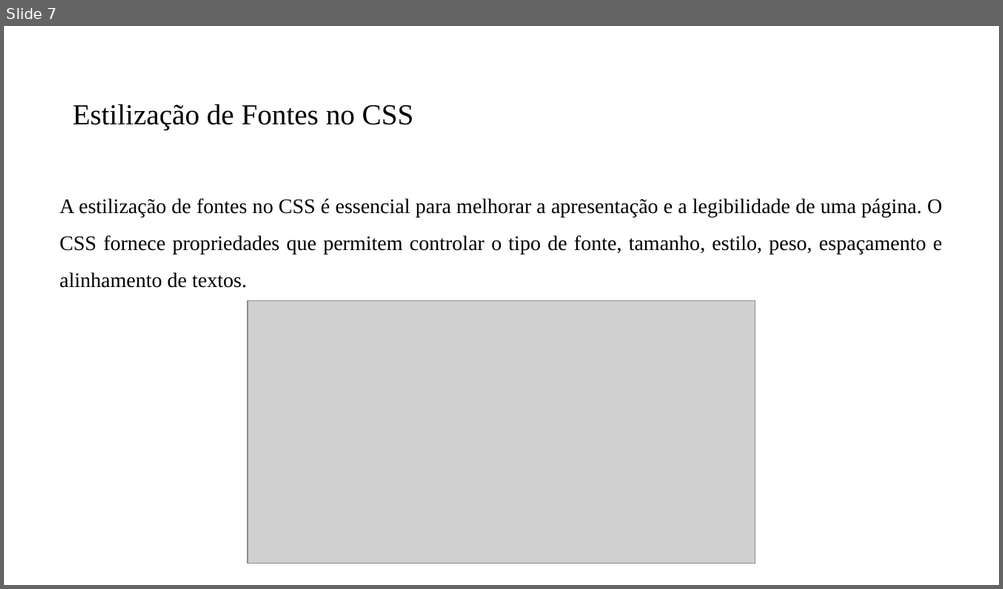
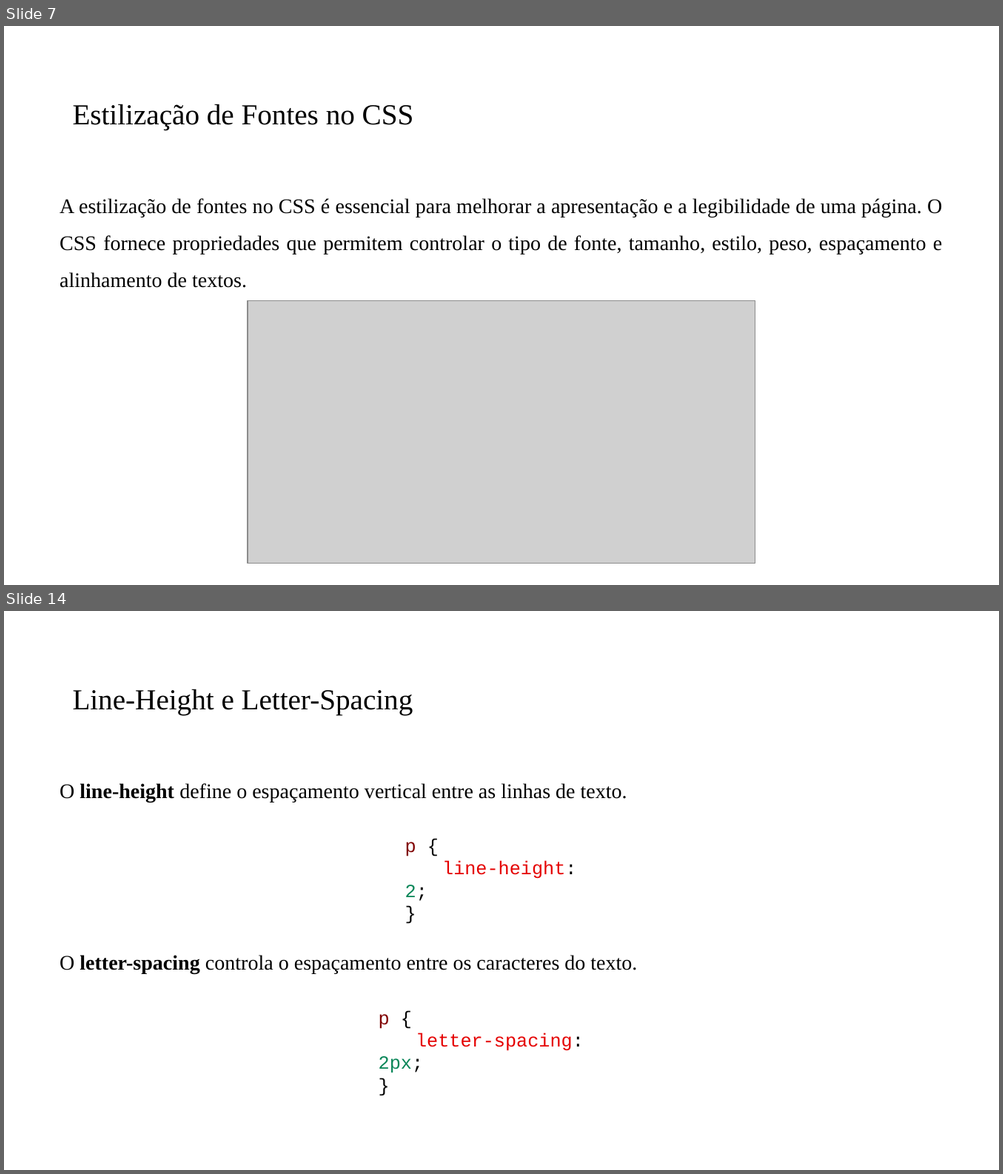
Before and after one commit to PedroMiho/Logica-de-Programacao, a slide deck: Módulo 01 - HTML e CSS/Aula 04 - Introdução ao CSS/Introdução ao CSS.pptx. Shown one above the other, each under a label of ours: slide 7 before the commit, slides 7 and 14 after it; the slides between them are not shown. The pictures are 1003x589 and 1003x1174 pixels, drawn with LibreOffice and Linux fonts; fonts in the diff are those of the drawing; grey boxes stand for pictures; background and template pictures are left out. Boxes give left, top, right and bottom in pixels: in the first picture for what was removed or moved away, otherwise in the second. Text is boxed around its words. In the diff, an @@ line names an element or a change of style, - is before the commit and + after.

```diff
--- a/Módulo 01 - HTML e CSS/Aula 04 - Introdução ao CSS/Introdução ao CSS.pptx
+++ b/Módulo 01 - HTML e CSS/Aula 04 - Introdução ao CSS/Introdução ao CSS.pptx
@@ slide 14 added at (x1=4, y1=611, x2=999, y2=1170), background #FFFFFF @@
@@ title added at (x1=73, y1=689, x2=413, y2=715), 28 pt, text #000000 @@
+Line-Height e Letter-Spacing
@@ text added at (x1=60, y1=783, x2=627, y2=802), 20 pt, text #000000 @@
+O line-height define o espaçamento vertical entre as linhas de texto.
@@ text added at (x1=405, y1=842, x2=576, y2=901), 18 pt, text #E50000 @@
+p {
+line-height: 2;
+}
@@ text added at (x1=60, y1=955, x2=637, y2=974), 20 pt, text #000000 @@
+O letter-spacing controla o espaçamento entre os caracteres do texto.
@@ text added at (x1=378, y1=1014, x2=583, y2=1073), 18 pt, text #E50000 @@
+p {
+letter-spacing: 2px;
+}
```
Also in this commit, not shown: 7 other slides added, 1 slide removed, 5 other files.
